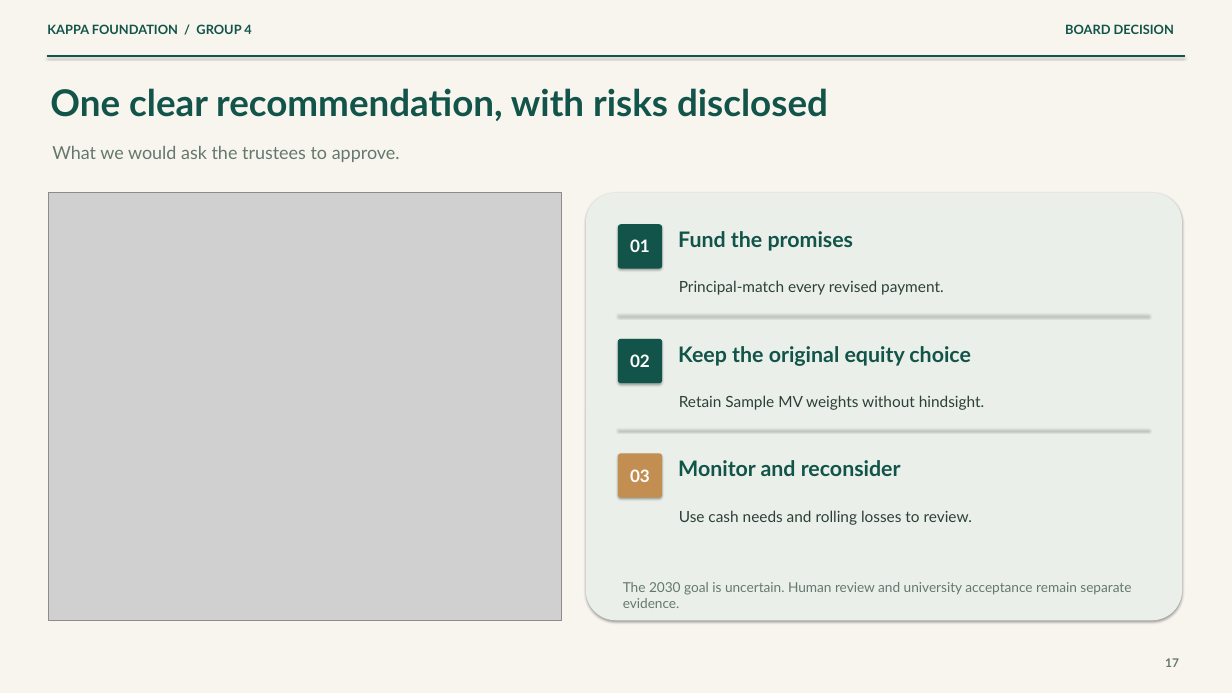
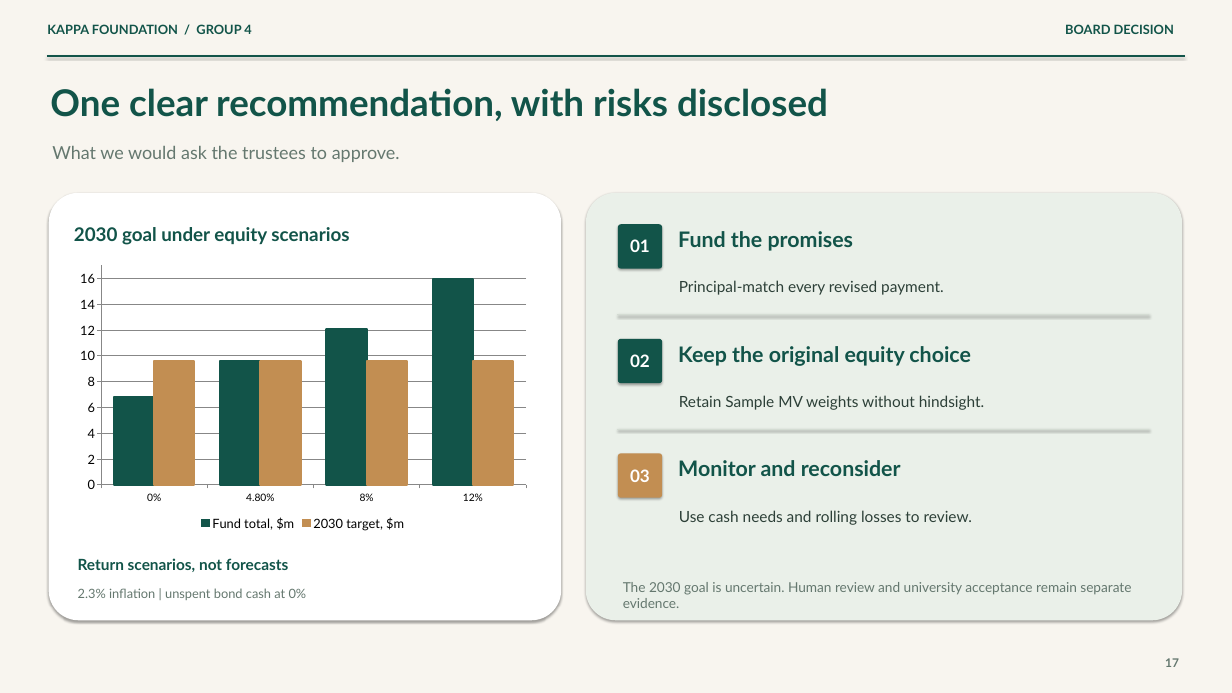
Before and after one commit to lucasnguynn/BFIN-Assignment, a slide deck: slide 17 of Final Submission/Presentation.pptx. Drawn at 1232x693 pixels with LibreOffice and Linux fonts; fonts in the diff are those of the drawing; grey boxes stand for pictures. Boxes give left, top, right and bottom in pixels: in the first picture for what was removed or moved away, otherwise in the second. Text is boxed around its words. In the diff, an @@ line names an element or a change of style, - is before the commit and + after.

```diff
--- a/Final Submission/Presentation.pptx
+++ b/Final Submission/Presentation.pptx
@@ picture removed at box(49, 193, 561, 620) @@
@@ rounded rectangle added at box(49, 193, 561, 620), fill #FFFFFF @@
@@ text added at box(74, 227, 349, 245), 22 pt, text #125449, bold @@
+2030 goal under equity scenarios
@@ column chart added at box(71, 260, 535, 533) @@
+categories: 0%, 4.80%, 8%, 12%
+Fund total, $m: 6.8, 9.6, 12.1, 15.9
+2030 target, $m: 9.6, 9.6, 9.6, 9.6
@@ text added at box(78, 558, 288, 572), 18 pt, text #125449, bold @@
+Return scenarios, not forecasts
@@ text added at box(78, 588, 307, 600), 15 pt, text #65786F @@
+2.3% inflation | unspent bond cash at 0%
```
Also in this commit, not shown: 3 other slides changed, 9 other files.
